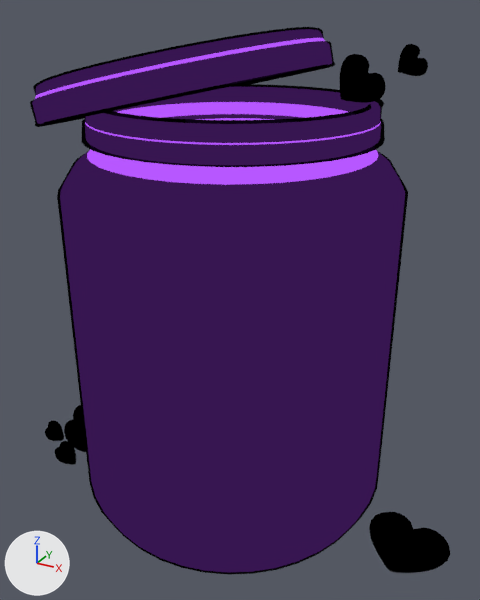
The glTF model heart_can.glb, before and after one commit.
Both versions are drawn from a 50 mm camera at (2.15, -3.8, 3.68) aimed at (-0.02, 0.15, 1.7). The lights are fixed; the arrows at lower left show +X, +Y and +Z. The picture after the commit comes second. Where no turn or scale is listed for an object, it has been applied to the vertices.

Before the edit, the objects in view are built like this:
```python
ob_object_2 = bpy.data.objects.new('Object_2', me_object_0)
ob_object_2.location = (0.0, 0.0, 0.0)
ob_object_3 = bpy.data.objects.new('Object_3', me_object_1)
ob_object_3.location = (0.0, 0.0, 0.0)
ob_object_7 = bpy.data.objects.new('Object_7', me_object_5)
ob_object_7.location = (0.0, 0.0, 0.0)
ob_object_8 = bpy.data.objects.new('Object_8', me_object_6)
ob_object_8.location = (0.0, 0.0, 0.0)
```
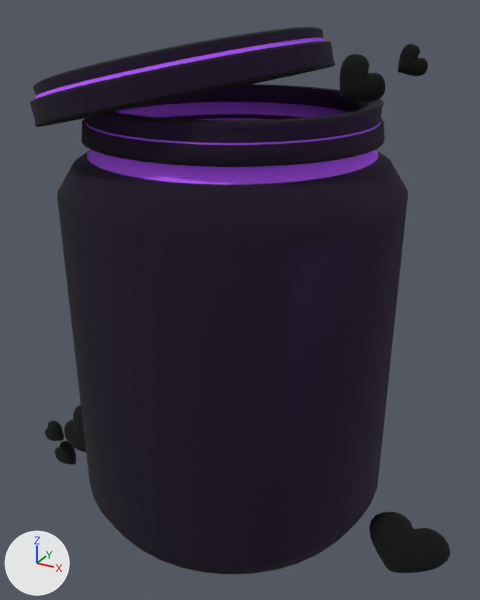
The change, as a list of edits to the scene's bpy script:
```text
Change mat_heart_uvlambert2sg:
    remove # nodes: BsdfTransparent, Emission, LightPath, MixShader, OutputMaterial
    nodes: BsdfPrincipled, OutputMaterial
Change mat_lambert3sg:
    remove # nodes: BsdfTransparent, Emission, LightPath, MixShader x2, OutputMaterial
    nodes: BsdfPrincipled, OutputMaterial
Change mat_lambert4sg:
    remove # nodes: BsdfTransparent, Emission, LightPath, MixShader x2, OutputMaterial
    nodes: BsdfPrincipled, OutputMaterial
```

Pixel boxes (x1, y1, x2, y2) of what changed, in the pictures (480 x 600 px):
'Object_7', recoloured (purple to black)
    both: (30, 27, 408, 575)
'Object_8', recoloured (darker)
    both: (35, 38, 381, 185)
'Object_3', recoloured
    both: (45, 54, 450, 573)
'Object_2', recoloured
    both: (64, 44, 428, 452)
